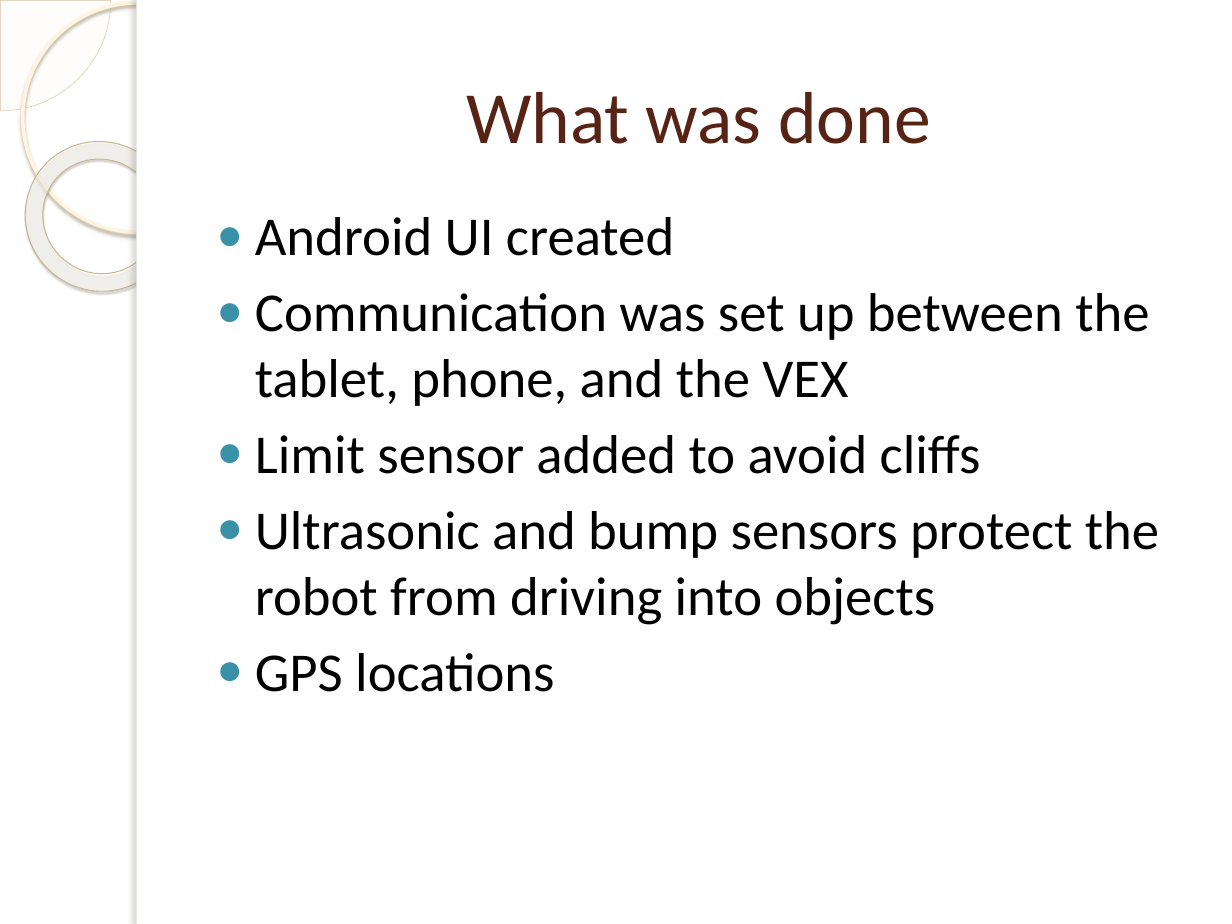
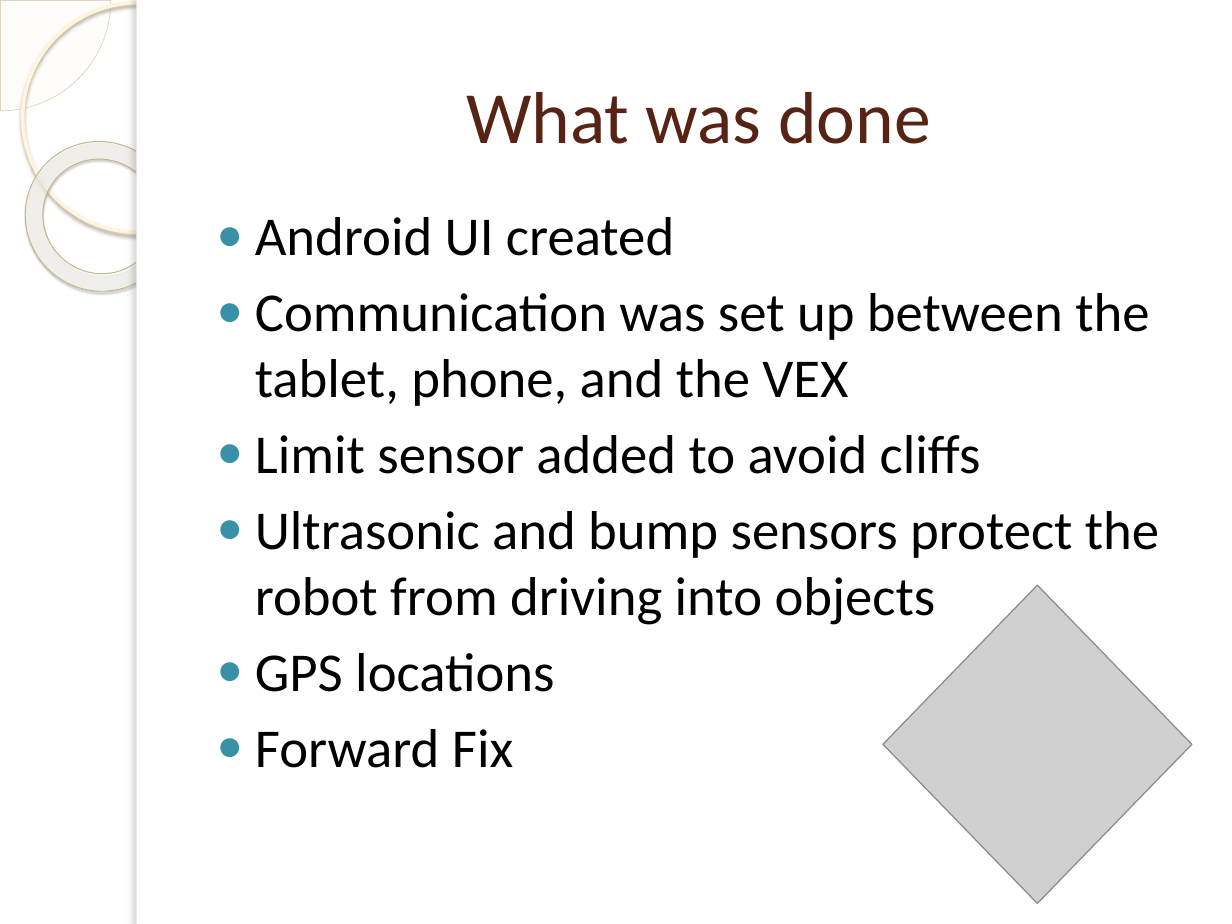
Before and after one commit to Str8AWay/EmbeddedSystems, a slide deck: slide 4 of Deliverables/Iteration 2/Presentation/Iteration2.pptx. Drawn at 1232x924 pixels with LibreOffice and Linux fonts; fonts in the diff are those of the drawing; grey boxes stand for pictures; background and template pictures are left out. Boxes give left, top, right and bottom in pixels: in the first picture for what was removed or moved away, otherwise in the second. Text is boxed around its words. In the diff, an @@ line names an element or a change of style, - is before the commit and + after.

```diff
--- a/Deliverables/Iteration 2/Presentation/Iteration2.pptx
+++ b/Deliverables/Iteration 2/Presentation/Iteration2.pptx
@@ picture added at bbox=[883, 585, 1193, 903] @@
@@ text at bbox=[255, 729, 513, 768]: paragraph added @@
+● Forward Fix
```
Also in this commit, not shown: 4 other slides changed, 15 other files.
